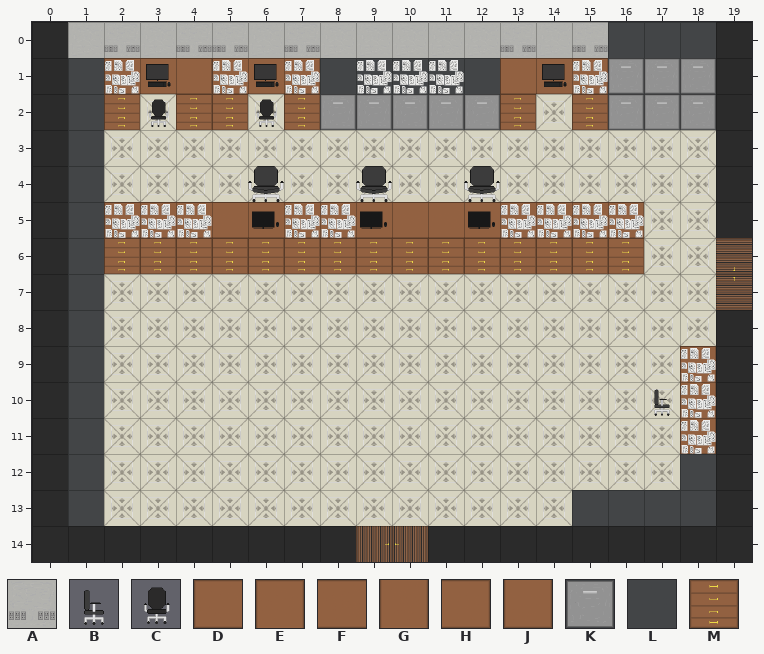
Tiled map -- Sequence_Break/bin/Debug/net9.0/Content/maps/demo/Lobby.tmx. Above: the version before the commit.
Cells are 64x64 px. Shown: x 0..19, y 0..14. Tiles whose own drawing changed are shown in their newer look in all pictures.
Key: from "Demo_map": A 12, B 26, C 28, D 29, E 29 turned 90, F 30, G 30 flipped on the other diagonal, H 31, J 31 turned 90, K 32, L 33, M 37.
_ is an empty cell.
Layers that did not change in this view are not listed.
Layer "Objects" before, first column x 0:
 0 __A_AA_A_____A_ALLL_
 1 _LDFHDFHLLLLLDFHKKK_
 2 _LMCMMCMKKKKKM_MKKK_
 3 _L__________________
 4 _L__________________
 5 _LDFFFFFFFFFFFFFH___
 6 _LMMMMMMMMMMMMMMM___
 7 _L__________________
 8 _L__________________
 9 _L________________E_
10 _L_______________BG_
11 _L________________J_
12 _L________________L_
13 _L_____________LLLL_
14 ____________________
The same view after the edit:
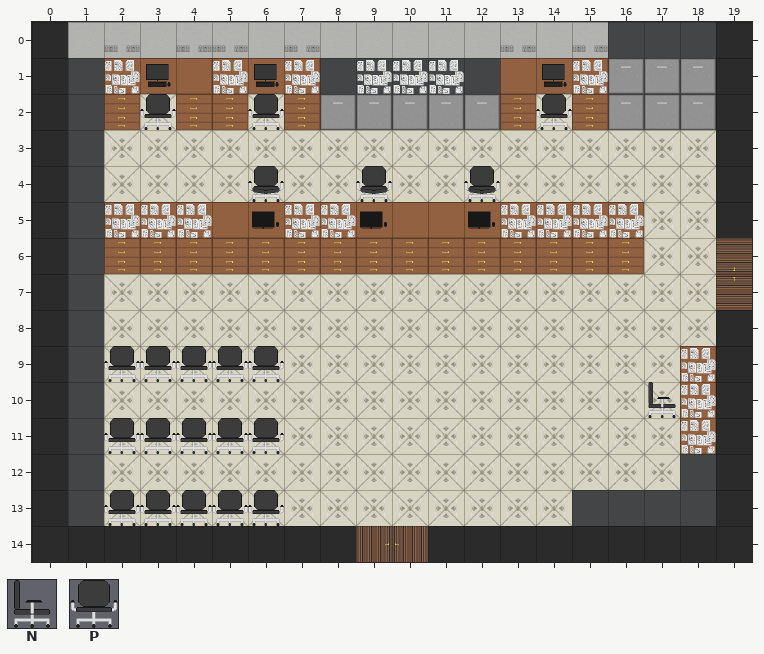
Further tiles: from "Demo_map": N 25 flipped left-right, P 27.
Difference:
Layer "Objects":
The edit turns tile B into tile N in row 10 at x 17.
The edit turns tile C into tile P in row 2 at x 3 and 6.
There is now tile P in row 2 at x 14; in row 9 at x 2 to 6; in row 11 at x 2 to 6; in row 13 at x 2 to 6.
Pixel boxes of the changes (left, top, right, bottom) in both pictures:
changed: (140, 94, 176, 130)
changed: (248, 94, 284, 130)
added: (536, 94, 572, 130)
added: (104, 346, 284, 382)
changed: (648, 382, 676, 418)
added: (104, 418, 284, 454)
added: (104, 490, 284, 526)
